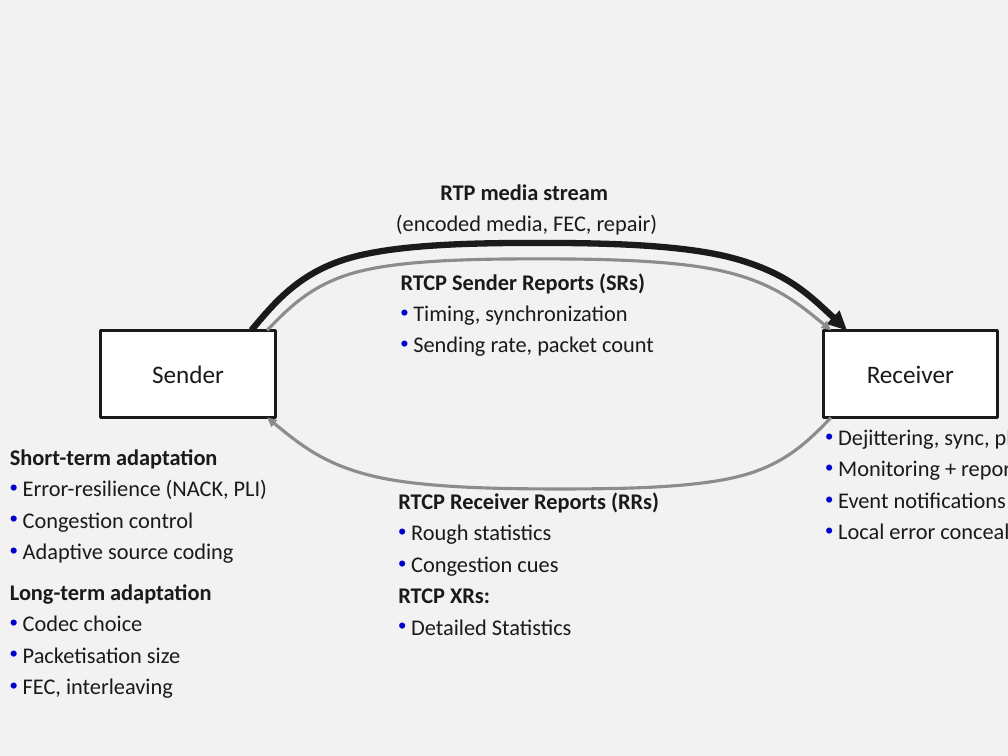
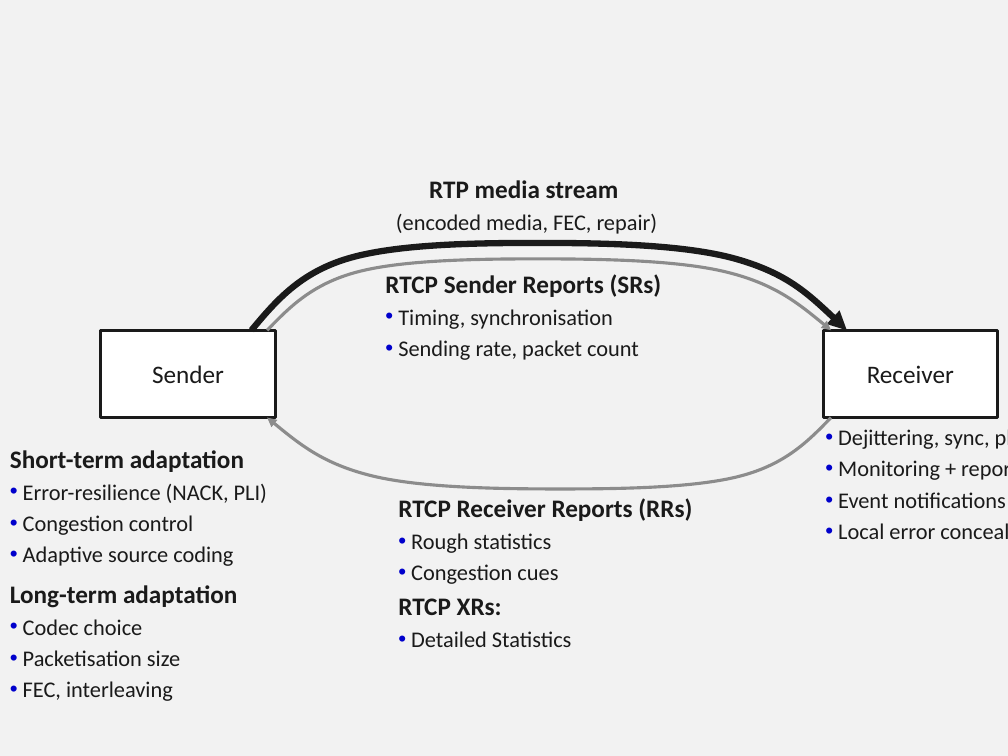
Before and after one commit to vr000m/PhD-thesis, a slide deck: slide 1 of graphs/source/chap5-src.pptx. Drawn at 1008x756 pixels with LibreOffice and Linux fonts; fonts in the diff are those of the drawing. Boxes give left, top, right and bottom in pixels: in the first picture for what was removed or moved away, otherwise in the second. Text is boxed around its words. In the diff, an @@ line names an element or a change of style, - is before the commit and + after.

```diff
--- a/graphs/source/chap5-src.pptx
+++ b/graphs/source/chap5-src.pptx
@@ text at (x1=429, y1=180, x2=619, y2=198): size 16 to 18 pt in "RTP media stream" @@
@@ text "RTCP Sender Reports (SRs)" moved from (x1=401, y1=273, x2=654, y2=356) to (x1=385, y1=274, x2=662, y2=360) @@
@@ text at (x1=385, y1=274, x2=662, y2=297): size 16 to 18 pt in "RTCP Sender Reports (SRs)" @@
@@ text at (x1=398, y1=309, x2=613, y2=329): text changed @@
-• Timing, synchronization
+• Timing, synchronisation
@@ text at (x1=10, y1=450, x2=244, y2=472): size 16 to 18 pt in "Short-term adaptation" @@
@@ text at (x1=398, y1=498, x2=692, y2=615): size 16 to 18 pt in "RTCP Receiver Reports (RRs)", "RTCP XRs:" @@
@@ text at (x1=10, y1=585, x2=237, y2=608): size 16 to 18 pt in "Long-term adaptation" @@
```
Also in this commit, not shown: 3 other files.
